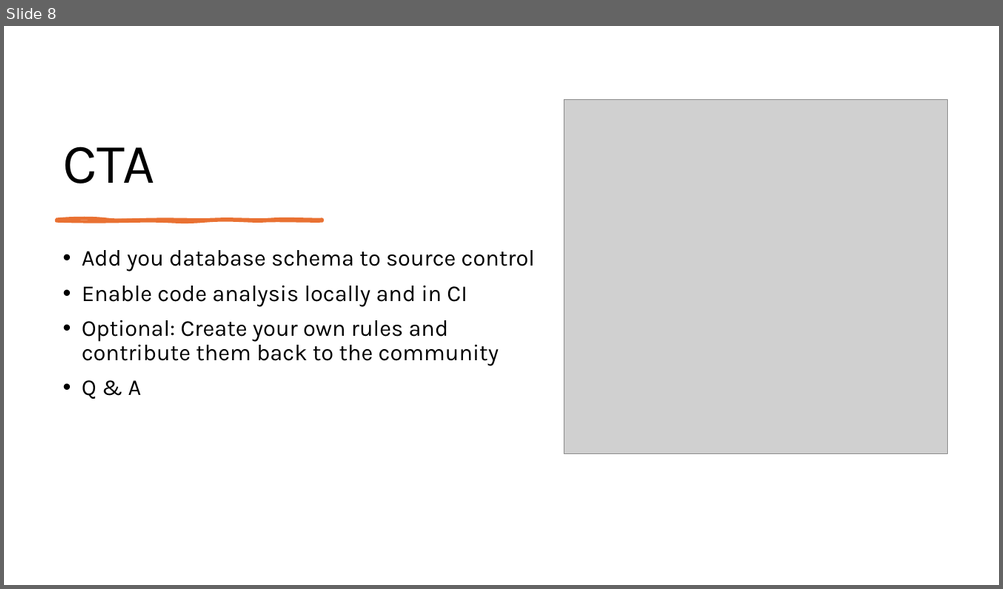
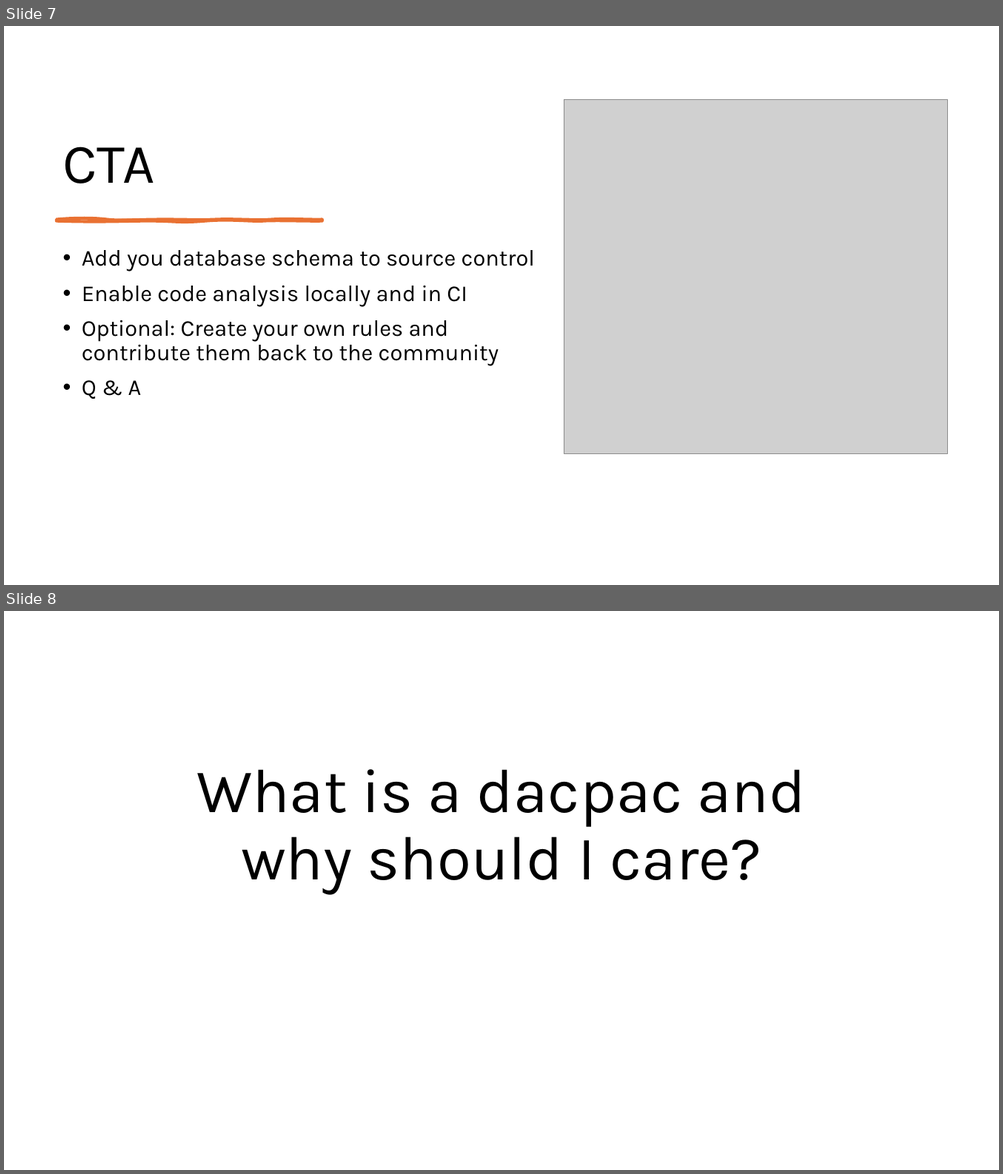
Before and after one commit to ErikEJ/TsqlAnalysis, a slide deck: T-SQL Code analysis.pptx. Shown one above the other, each under a label of ours: slide 8 before the commit, slides 7 and 8 after it. The pictures are 1003x589 and 1003x1174 pixels, drawn with LibreOffice and Linux fonts; fonts in the diff are those of the drawing; grey boxes stand for pictures. Boxes give left, top, right and bottom in pixels: in the first picture for what was removed or moved away, otherwise in the second. Text is boxed around its words. In the diff, an @@ line names an element or a change of style, - is before the commit and + after.

```diff
--- a/T-SQL Code analysis.pptx
+++ b/T-SQL Code analysis.pptx
@@ slide 8 added at [4,611,999,1170], background #FFFFFF @@
@@ title added at [196,769,806,894], 60 pt, text #000000 @@
+What is a dacpac and why should I care?
@@ what was slide 8 is now slide 7 @@
```
Also in this commit, not shown: 1 slide changed, 5 other slides added, 1 slide removed, 2 other files.
